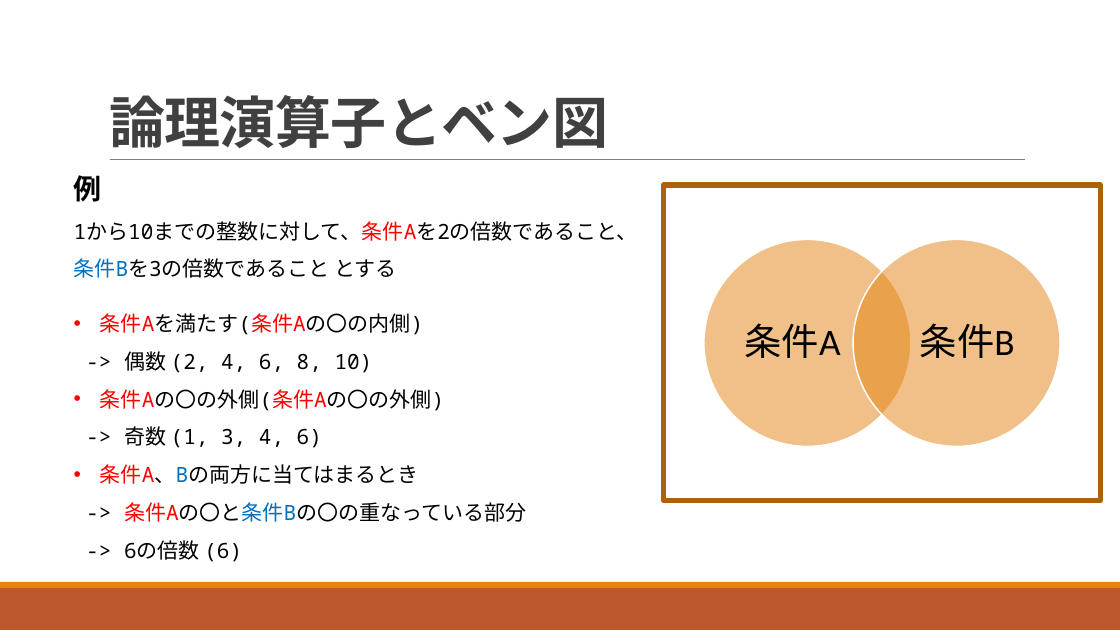
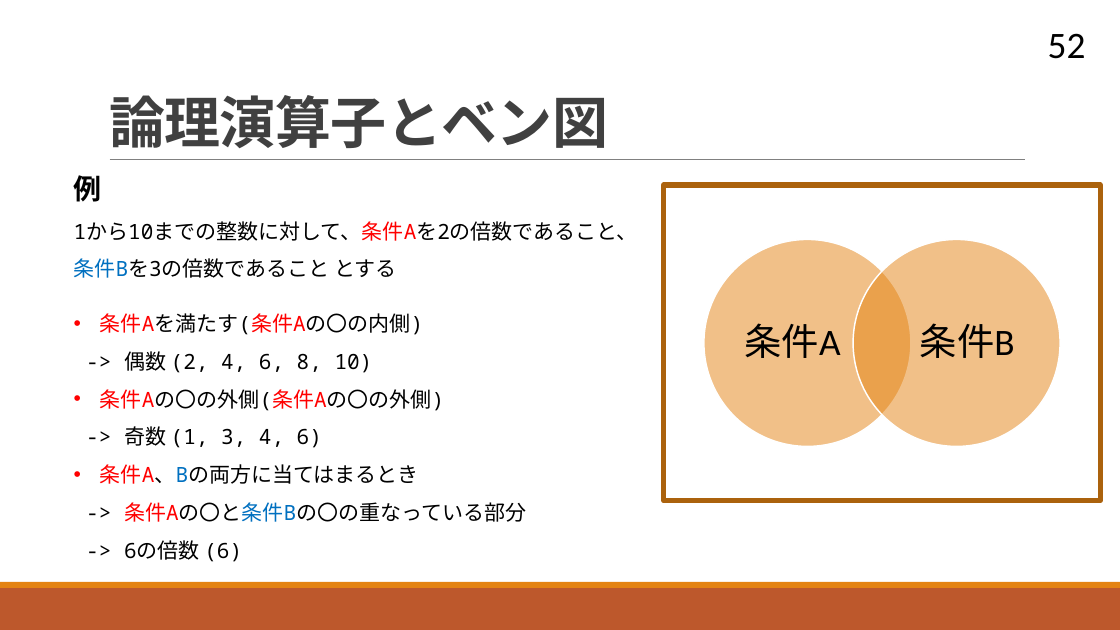
Before and after one commit to navy1634/Teach, a slide deck: slide 52 of 20230711/unit03.pptx (slide 48 before the commit). Drawn at 1120x630 pixels with LibreOffice and Linux fonts; fonts in the diff are those of the drawing. Boxes give left, top, right and bottom in pixels: in the first picture for what was removed or moved away, otherwise in the second. Text is boxed around its words. In the diff, an @@ line names an element or a change of style, - is before the commit and + after.

```diff
--- a/20230711/unit03.pptx
+++ b/20230711/unit03.pptx
@@ page number added at box(1048, 33, 1086, 59), 32 pt, text #000000 @@
+52
```
Also in this commit, not shown: 50 other slides changed, 4 slides added, 1 other file.
